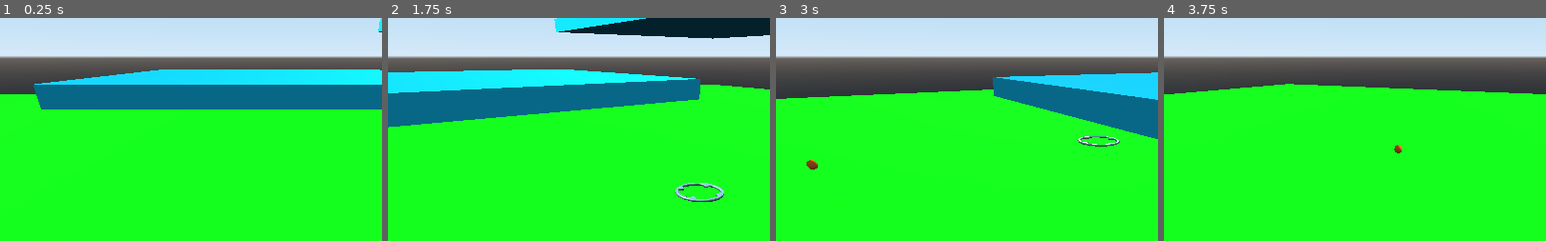
Above: before the commit, frames 1-4 (left to right).
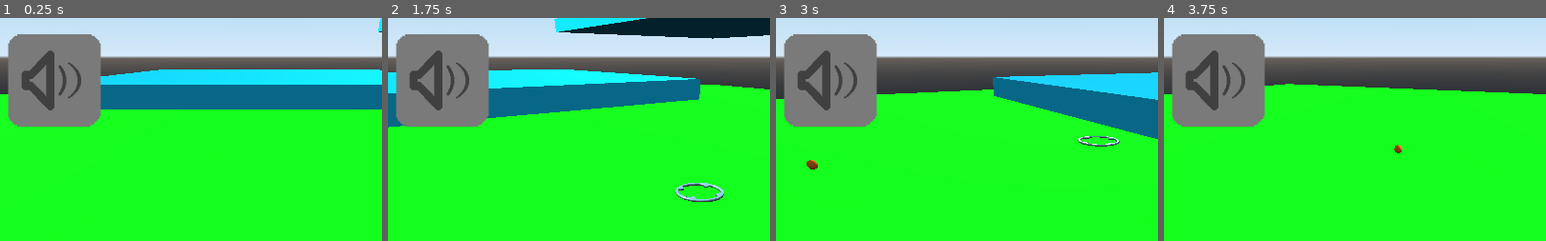
Above: after the commit, the same moments.

Repository: albesca/Test3dPlatformer
Game: Godot game, scene res://Assets/Scenes/Level.tscn
Two runs of this game, one before a commit and one after it. Both use one fixed random seed, a clock stepped at 60 frames per second and the inputs below.
Inputs (mouse positions are % of the whole screen's width and height, from its top left):
- Up to frame 1 (0.25 s): no input
- Up to frame 2 (1.75 s): click (22, 14) at 0.52 s; tap Enter at 1.25 s; move the mouse to (72, 45) at 1.27 s; click (72, 45) at 1.42 s
- Up to frame 3 (3 s): drag from (30, 55) to (45, 70) at 2.02 s; move the mouse to (60, 28) at 2.77 s; click (60, 28) at 2.92 s
- Up to frame 4 (3.75 s): drag from (45, 70) to (20, 35) at 3.52 s
The pictures show only the part of the screen within x 15-65%, y 0-50%; the shares and areas given below are measured in that part.

The runs differ from the first frame. In frame 1, 9.2% of the frame differs, in the area x 2-27%, y 7-49%; in frame 2, 9.6%; in frame 3, 8.8%; in frame 4, 9.0%.

Commit message:
added music toggle and level objective

Diff:
--- a/Assets/Scenes/Flag.tscn
+++ b/Assets/Scenes/Flag.tscn
@@ -68,5 +68,7 @@
 [node name="VictoryTimer" type="Timer" parent="."]
 wait_time = 2.0
 one_shot = true
+[connection signal="input_event" from="." to="." method="set_destination"]
 [connection signal="body_entered" from="Objective" to="." method="player_entered"]
+[connection signal="body_exited" from="Objective" to="." method="player_exited"]
 [connection signal="timeout" from="VictoryTimer" to="." method="stop_particles"]
--- a/Assets/Scenes/Gui.tscn
+++ b/Assets/Scenes/Gui.tscn
@@ -1,22 +1,39 @@
-[gd_scene load_steps=3 format=2]
+[gd_scene load_steps=6 format=2]
 
 [ext_resource path="res://Assets/Images/CameraButtonNormal.png" type="Texture" id=1]
 [ext_resource path="res://Assets/Images/CameraButtonPressed.png" type="Texture" id=2]
+[ext_resource path="res://Assets/Scripts/Gui.gd" type="Script" id=3]
+[ext_resource path="res://Assets/Images/MusicButtonOff.png" type="Texture" id=4]
+[ext_resource path="res://Assets/Images/MusicButtonOn.png" type="Texture" id=5]
 
 [node name="Gui" type="Control"]
 margin_right = 40.0
 margin_bottom = 40.0
+script = ExtResource( 3 )
 __meta__ = {
 "_edit_use_anchors_": false
 }
 
-[node name="Button" type="TextureButton" parent="."]
+[node name="SwitchCamera" type="TextureButton" parent="."]
 margin_left = 20.0
 margin_top = 20.0
 margin_right = 148.0
 margin_bottom = 148.0
 texture_normal = ExtResource( 1 )
 texture_pressed = ExtResource( 2 )
+__meta__ = {
+"_edit_use_anchors_": false
+}
+
+[node name="ToggleMusic" type="TextureButton" parent="."]
+margin_left = 160.0
+margin_top = 20.0
+margin_right = 288.0
+margin_bottom = 148.0
+toggle_mode = true
+pressed = true
+texture_normal = ExtResource( 4 )
+texture_pressed = ExtResource( 5 )
 __meta__ = {
 "_edit_use_anchors_": false
 }
@@ -44,3 +61,5 @@
 __meta__ = {
 "_edit_use_anchors_": false
 }
+[connection signal="pressed" from="SwitchCamera" to="." method="switch_camera"]
+[connection signal="toggled" from="ToggleMusic" to="." method="toggle_music"]
--- a/Assets/Scenes/Level.tscn
+++ b/Assets/Scenes/Level.tscn
@@ -7,11 +7,11 @@
 [ext_resource path="res://Assets/Scenes/Ledge.tscn" type="PackedScene" id=5]
 [ext_resource path="res://Assets/Scenes/Flag.tscn" type="PackedScene" id=6]
 [ext_resource path="res://Assets/Scenes/Gui.tscn" type="PackedScene" id=7]
-[ext_resource path="res://Assets/Scenes/Pickable.tscn" type="PackedScene" id=8]
 [ext_resource path="res://Assets/Music/in_the_forest_at_night.ogg" type="AudioStream" id=9]
 
 [node name="Level" type="Spatial"]
 script = ExtResource( 2 )
+pickable_positions = [ Vector3( 10, 0, 0 ), Vector3( -20, 8, 20 ), Vector3( -5, 0, -15 ) ]
 
 [node name="Gound" parent="." instance=ExtResource( 1 )]
 
@@ -31,12 +31,6 @@
 
 [node name="Camera" type="Camera" parent="."]
 transform = Transform( -1.62921e-07, -0.258819, 0.965926, 0, 0.965926, 0.258819, -1, 4.2167e-08, -1.57369e-07, 10, 5, 10 )
-
-[node name="Pickable" parent="." instance=ExtResource( 8 )]
-transform = Transform( 1, 0, 0, 0, 1, 0, 0, 0, 1, -20, 8, 20 )
-
-[node name="Pickable2" parent="." instance=ExtResource( 8 )]
-transform = Transform( 1, 0, 0, 0, 1, 0, 0, 0, 1, 10, 0, 0 )
 
 [node name="Platform" parent="." instance=ExtResource( 4 )]
 transform = Transform( 1, 0, 0, 0, 1, 0, 0, 0, 1, 37.5, 20, 15 )
@@ -79,6 +73,8 @@
 
 [node name="Flag" parent="." instance=ExtResource( 6 )]
 transform = Transform( 0.707107, 0, 0.707107, 0, 1, 0, -0.707107, 0, 0.707107, 40, 20, 20 )
+goal_enabled_flag = Color( 0, 1, 0, 1 )
+goal_disabled_flag = Color( 1, 0, 0, 1 )
 
 [node name="Gui" parent="." instance=ExtResource( 7 )]
 
@@ -89,10 +85,6 @@
 [connection signal="despawn_destination_marker" from="Player" to="." method="despawn_destination_marker"]
 [connection signal="reset_level" from="Player" to="." method="reset_level"]
 [connection signal="spawn_destination_marker" from="Player" to="." method="spawn_destination_marker"]
-[connection signal="pickable" from="Pickable" to="." method="check_pickable"]
-[connection signal="set_destination" from="Pickable" to="." method="set_destination"]
-[connection signal="pickable" from="Pickable2" to="." method="check_pickable"]
-[connection signal="set_destination" from="Pickable2" to="." method="set_destination"]
 [connection signal="set_destination" from="Platform" to="." method="set_destination"]
 [connection signal="set_destination" from="Platform5" to="." method="set_destination"]
 [connection signal="set_destination" from="Platform3" to="." method="set_destination"]
@@ -107,6 +99,8 @@
 [connection signal="set_destination" from="Ledge5" to="." method="set_destination"]
 [connection signal="set_destination" from="Ledge6" to="." method="set_destination"]
 [connection signal="level_done" from="Flag" to="." method="level_done"]
-[connection signal="pressed" from="Gui/Button" to="." method="switch_camera"]
+[connection signal="set_destination" from="Flag" to="." method="set_destination"]
+[connection signal="switch_camera" from="Gui" to="." method="switch_camera"]
+[connection signal="toggle_music" from="Gui" to="." method="toggle_music"]
 
 [editable path="Gui"]
--- a/Assets/Scripts/Flag.gd
+++ b/Assets/Scripts/Flag.gd
@@ -2,19 +2,56 @@
 
 
 signal level_done
+signal set_destination(destination_position)
+
+var goal_enabled
+var player_in_reach
+export (Color) var goal_enabled_flag
+export (Color) var goal_disabled_flag
+
+
+func _ready():
+	disable_goal()
+
+
+func _process(_delta):
+	if player_in_reach and goal_enabled and !$VictoryParticles.emitting:
+		$VictoryParticles.emitting = true
+		$VictoryTimer.start()
+		emit_signal("level_done")
 
 
 func player_entered(_body):
 	print("the player reached the flag!")
-	$VictoryParticles.emitting = true
-	$VictoryTimer.start()
-	emit_signal("level_done")
+	player_in_reach = true
+
+
+func player_exited(_body):
+	player_in_reach = false
 
 
 func reset():
+	disable_goal()
+	player_in_reach = false
 	$VictoryTimer.stop()
 	stop_particles()
 
 
 func stop_particles():
 	$VictoryParticles.emitting = false
+
+
+func enable_goal():
+	goal_enabled = true
+	$Flag.material.albedo_color = goal_enabled_flag
+
+
+func disable_goal():
+	goal_enabled = false
+	$Flag.material.albedo_color = goal_disabled_flag
+
+
+func set_destination(camera, event, click_position, click_normal, shape_idx):
+	if event is InputEventMouseButton and event.button_index == BUTTON_LEFT \
+			and event.pressed:
+		emit_signal("set_destination", transform.origin)
--- a/Assets/Scripts/Global.gd
+++ b/Assets/Scripts/Global.gd
@@ -8,6 +8,7 @@
 const FALL_THRESHOLD = -0.5
 const GRAVITY_FACTOR = 10.0
 const FALL_FACTOR = 4.0
+const OBJECT_PICKED = "object picked"
 
 
 func round_vector3(vector, precision = DEFAULT_PRECISION):
@@ -41,3 +42,9 @@
 		result = true
 
 	return result
+
+
+func get_level_state():
+	var level_state = {}
+	level_state[OBJECT_PICKED] = 0
+	return level_state
--- /dev/null
+++ b/Assets/Scripts/Gui.gd
@@ -0,0 +1,13 @@
+extends Control
+
+
+signal switch_camera
+signal toggle_music(toggled)
+
+
+func switch_camera():
+	emit_signal("switch_camera")
+
+
+func toggle_music(toggled):
+	emit_signal("toggle_music", toggled)
--- a/Assets/Scripts/Level.gd
+++ b/Assets/Scripts/Level.gd
@@ -4,9 +4,18 @@
 var cameras
 var destination_marker_scene
 var destination_marker
+var level_state
+var level_goal
+var music
+export (Array, Vector3) var pickable_positions = []
+var pickables
 
 
 func _ready():
+	build_pickables()
+	music = true
+	build_level_goal()
+	level_state = Global.get_level_state()
 	cameras = [$Player/BackCamera, $Player/LeftCamera, $Player/FrontCamera, \
 			$Player/RightCamera]
 	reset_camera()
@@ -14,6 +23,11 @@
 
 
 func _process(_delta):
+	if music and !$MusicBackground.playing:
+		$MusicBackground.play()
+	elif !music and $MusicBackground.playing:
+		$MusicBackground.stop()
+
 	if counter > 15:
 		counter = 0
 		$Gui/DebugData/Label.text = str($Player.transform)
@@ -50,7 +64,13 @@
 	cameras[0].make_current()
 
 
+func toggle_music(toggle):
+	music = toggle
+
+
 func reset_level():
+	level_state = Global.get_level_state()
+	build_pickables()
 	reset_camera()
 	$Flag.reset()
 
@@ -77,3 +97,42 @@
 	if pickable:
 		if $Player.destination == object.transform.origin:
 			object.pick()
+
+
+func picked_object(object):
+	level_state[Global.OBJECT_PICKED] += 1
+	var index = pickables.find(object)
+	if index > -1:
+		pickables.remove(index)
+
+	check_level_state()
+
+
+func build_level_goal():
+	level_goal = {}
+	level_goal[Global.OBJECT_PICKED] = 2
+
+
+func check_level_state():
+	var level_goals_reached = false
+	for key in level_goal.keys():
+		if key in level_state.keys() and level_state[key] >= level_goal[key]:
+			level_goals_reached = true
+		else:
+			level_goals_reached = false
+
+	if level_goals_reached:
+		$Flag.enable_goal()
+
+
+func build_pickables():
+	pickables = []
+	var pickable_scene = load("res://Assets/Scenes/Pickable.tscn")
+	for pickable_position in pickable_positions:
+		var pickable = pickable_scene.instance()
+		pickable.transform.origin = pickable_position
+		pickable.connect("picked", self, "picked_object")
+		pickable.connect("pickable", self, "check_pickable")
+		pickable.connect("set_destination", self, "set_destination")
+		add_child(pickable)
+		pickables.append(pickable)
--- a/Assets/Scripts/Pickable.gd
+++ b/Assets/Scripts/Pickable.gd
@@ -2,7 +2,7 @@
 
 
 signal pickable(object, pickable)
-signal picked
+signal picked(object)
 signal set_destination(destination_position)
 var pickable
 
@@ -27,5 +27,5 @@
 
 
 func pick():
-	emit_signal("picked")
+	emit_signal("picked", self)
 	queue_free()
Binary file added: Assets/Images/MusicButtonOff.png
Not shown, added: Assets/Images/MusicButtonOff.png.import
Binary file added: Assets/Images/MusicButtonOn.png
Not shown, added: Assets/Images/MusicButtonOn.png.import
Not shown: 1 places in Assets/Scenes/Level.tscn that only renumber resources
